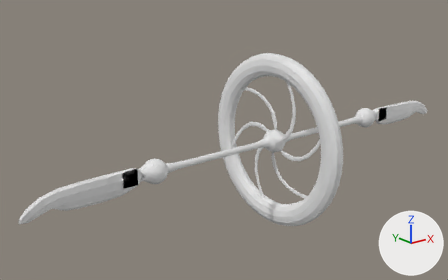
A saved change to the FBX model Assets/PlayerControl/Wheel/wheel.fbx.
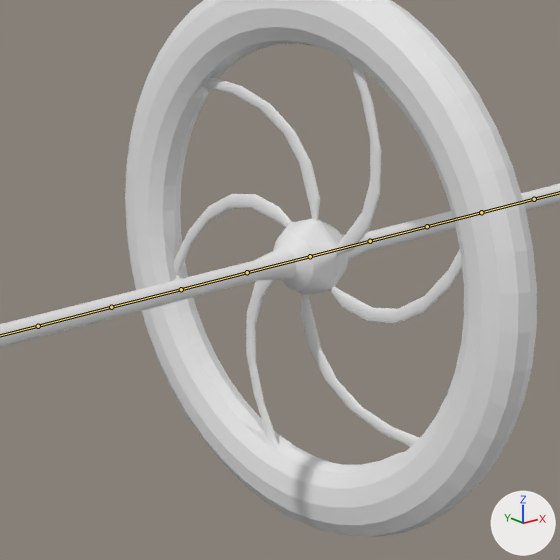
There are two pictures of each version: one whole from a 50 mm camera at (-5.36, -5.65, 2.44) aimed at (-0.51, 0.41, 0.01), one close up on the part from 40% to 78% of the width and 22% to 83% of the height. Every picture has the same lights, and +X, +Y and +Z are marked at lower right. The bones that bend it are drawn over the model as lines in the close-ups.
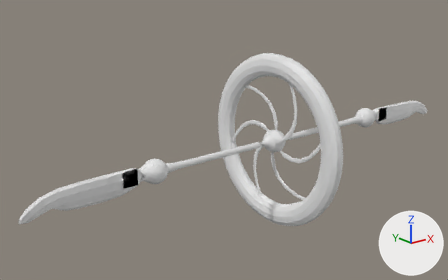
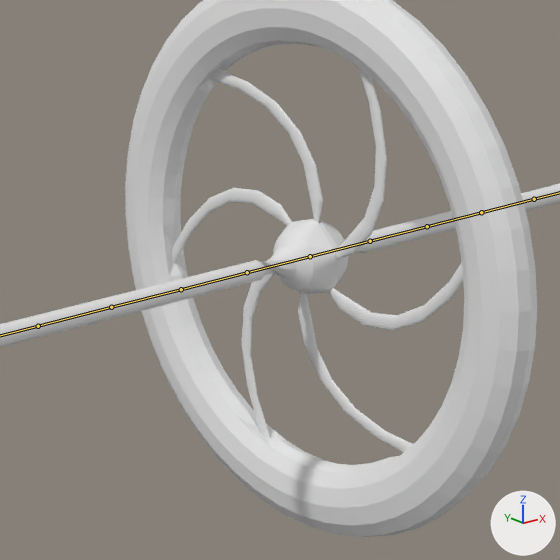
The newer file adds an action. The first version stands in its rest pose; the second is drawn at frame 20 of the action 'Roll'.

Edits to the scene script, one JSON object a line:
```json
{"block": "bone_root", "where": "bone_root = bpy.data.objects['Armature'].pose.bones['Root']"}
{"op": "set", "path": "bone_root.rotation_quaternion", "old": "(1.0, 0.0, 0.0, 0.0)", "new": "(0.474, 0.0, 0.0, 0.881)", "note": "degrees (0, 0, 0) -> degrees (0, 0, 123)"}
{"block": "bone_arm1_l", "where": "bone_arm1_l = bpy.data.objects['Armature'].pose.bones['Arm1.L']  # child of 'Root'"}
{"op": "set", "path": "bone_arm1_l.rotation_quaternion", "old": "(1.0, 0.0, 0.0, 0.0)", "new": "(0.474, 0.0, -0.881, 0.0)", "note": "degrees (0, 0, 0) -> degrees (0, -123, 0)"}
{"block": "bone_arm1_r", "where": "bone_arm1_r = bpy.data.objects['Armature'].pose.bones['Arm1.R']  # child of 'Root'"}
{"op": "set", "path": "bone_arm1_r.rotation_quaternion", "old": "(1.0, 0.0, 0.0, 0.0)", "new": "(0.474, 0.0, 0.881, 0.0)", "note": "degrees (0, 0, 0) -> degrees (0, 123, 0)"}
```

Changed parts and their boxes (x1, y1, x2, y2) in the close-ups (560 x 560 px):
```json
{"object": "Torus.002", "change": "posed", "before": [0, 0, 560, 537], "after": [0, 0, 560, 537]}
{"bone": "Root", "before": "(310, 256) to (312, 257)", "after": "(310, 256) to (309, 258)"}
```
